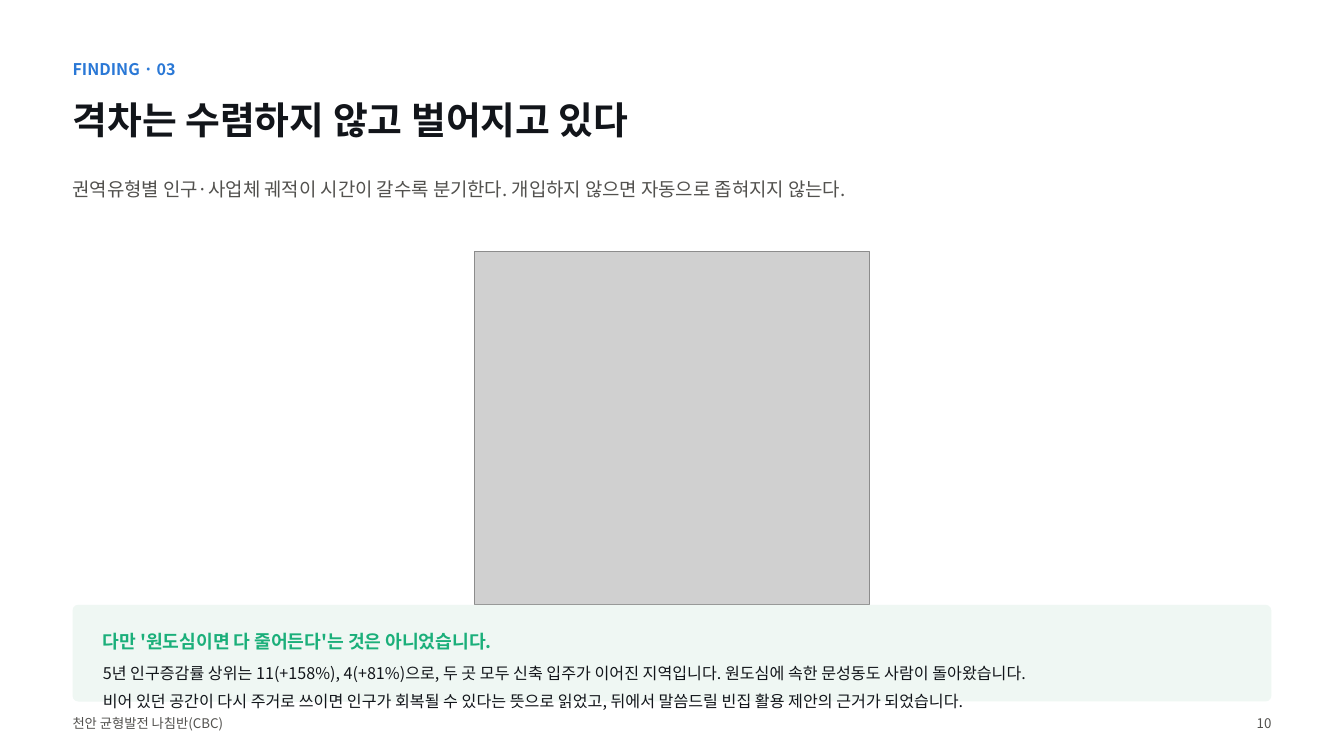
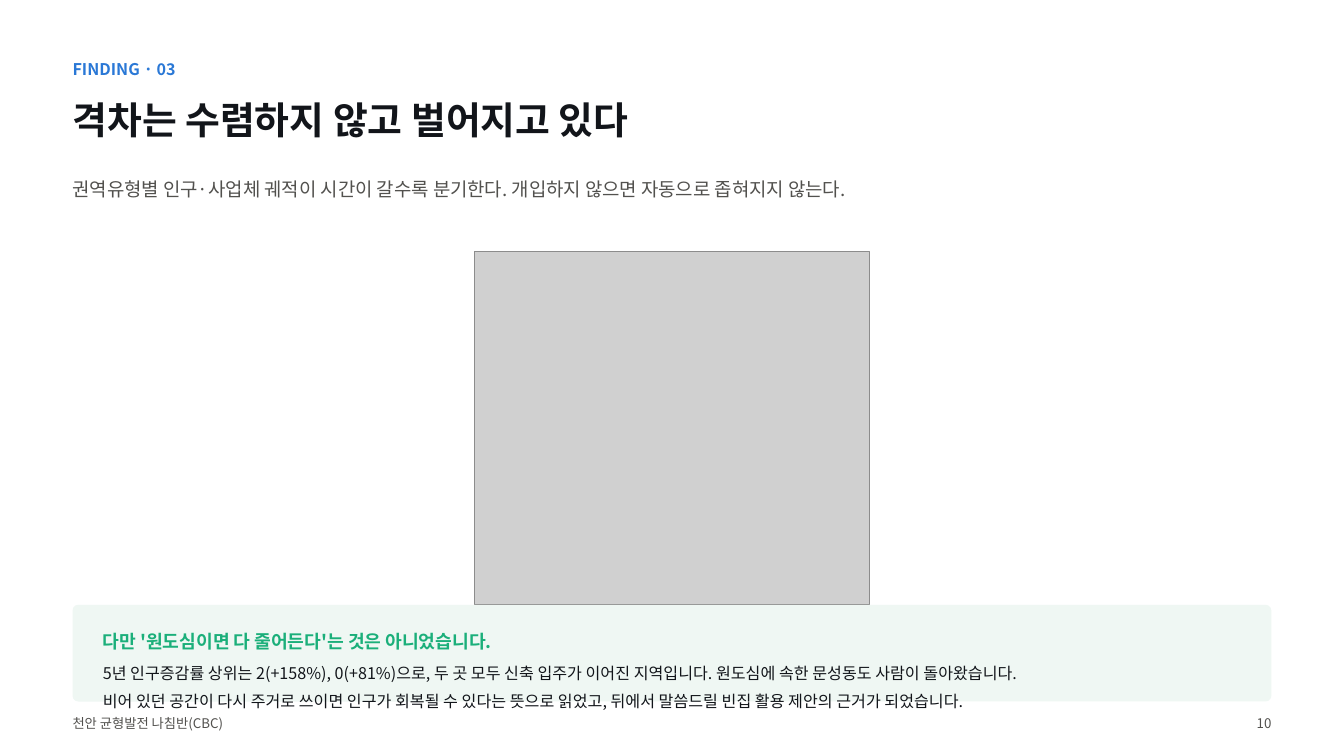
Before and after one commit to BioCode67/2026-AI-, a slide deck: slide 11 of deliverables/기획서_천안균형발전나침반_CBC.pptx. Drawn at 1344x756 pixels with LibreOffice and Linux fonts; fonts in the diff are those of the drawing; grey boxes stand for pictures. Boxes give left, top, right and bottom in pixels: in the first picture for what was removed or moved away, otherwise in the second. Text is boxed around its words. In the diff, an @@ line names an element or a change of style, - is before the commit and + after.

```diff
--- a/deliverables/기획서_천안균형발전나침반_CBC.pptx
+++ b/deliverables/기획서_천안균형발전나침반_CBC.pptx
@@ text at (103, 665, 1017, 682): text changed @@
-5년 인구증감률 상위는 11(+158%), 4(+81%)으로, 두 곳 모두 신축 입주가 이어진 지역입니다. 원도심에 속한 문성동도 사람이 돌아왔습니다.
+5년 인구증감률 상위는 2(+158%), 0(+81%)으로, 두 곳 모두 신축 입주가 이어진 지역입니다. 원도심에 속한 문성동도 사람이 돌아왔습니다.
```
Also in this commit, not shown: 14 other slides changed, 21 other files.
